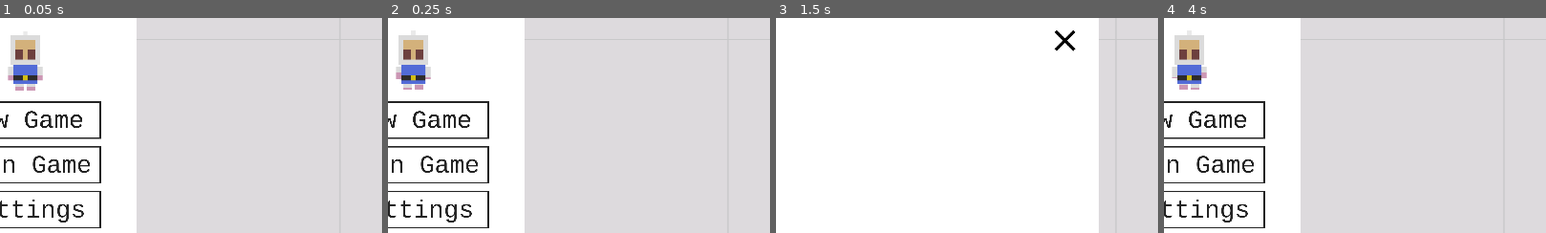
Above: before the commit, frames 1-4 (left to right).
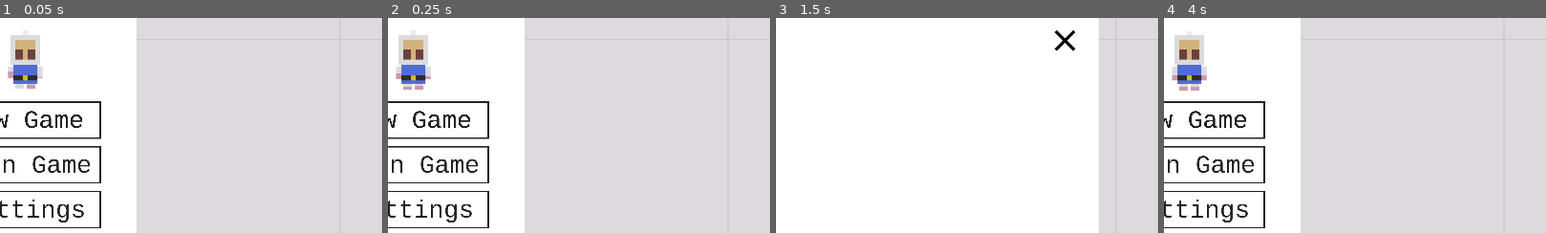
Above: after the commit, the same moments.

Repository: AmarOk1412/Eksplode.re
Game: Godot game, scene res://Lobby.tscn
Same seed, same stepped clock (60 frames per second), same inputs: the game is played once before the commit and once after it. Sound files missing from this copy of the repository are replaced by a short silence.
Inputs (mouse positions are % of the whole screen's width and height, from its top left):
- Up to frame 1 (0.05 s): no input
- Up to frame 2 (0.25 s): no input
- Up to frame 3 (1.5 s): tap Enter (ui_accept) at 0.5, 0.77 s; hold Right (ui_right) 0.53-1.25 s; click (50, 37) at 1.25 s
- Up to frame 4 (4 s): click (85, 81) at 2 s; click (85, 81) at 2.75 s; click (85, 19) at 3.5 s
The pictures show only the part of the screen within x 47-97%, y 13-63%; the shares and areas given below are measured in that part.

The runs differ from the first frame. In frame 1, 0.2% of the frame differs, in the area x 2-12%, y 24-34%; in frame 2, less than 0.1%; in frame 3, nothing differs; in frame 4, 0.1%.
Error in both runs: Assertion failed. (res://gamestate.gd:88)

Commit message:
sound: play random track when starting a game
Issue: #3

Diff:
--- a/Game.gd
+++ b/Game.gd
@@ -52,6 +52,11 @@
 	$GameTrack.play()
 	$NodeWinningLabel.hide()
 
+func start_track(track):
+	$GameTrack.stop()
+	var stream = load("res://Sounds/track" + str(track) + ".wav")
+	$GameTrack.stream = stream
+	$GameTrack.play()
 
 func _on_LeaveButton_pressed():
 	get_tree().get_root().get_node("Lobby").show_lobby()
--- a/Lobby.tscn
+++ b/Lobby.tscn
@@ -123,7 +123,7 @@
 position = Vector2( 150, 70 )
 scale = Vector2( 0.33, 0.33 )
 frames = SubResource( 3 )
-frame = 7
+frame = 10
 playing = true
 
 [node name="Settings" type="Panel" parent="."]
--- a/gamestate.gd
+++ b/gamestate.gd
@@ -128,9 +128,10 @@
 					Vector2(x*prefs.CELL_SIZE, y*prefs.CELL_SIZE)+ Vector2(prefs.CELL_SIZE/2, prefs.CELL_SIZE)
 				])
 
+	var track = randi()%2 + 1
 	for p in players:
-		rpc_id(p, "pre_start_game", player_data, boxes)
-	pre_start_game(player_data, boxes)
+		rpc_id(p, "pre_start_game", player_data, boxes, track)
+	pre_start_game(player_data, boxes, track)
 
 func spawn_end_box():
 	var width = prefs.END_X - prefs.START_X
@@ -165,7 +166,6 @@
 	if current_game:
 		current_game._on_LeaveButton_pressed()
 
-
 func check_winner():
 	if get_tree().get_root().get_node("Game"):
 		self.currentWorld.check_winner()
@@ -178,7 +178,7 @@
 	if self.in_lobby == len(self.players) && host_master:
 		get_tree().get_root().get_node("Lobby").get_node("RoomLobby").get_node("Start").show()
 
-remote func pre_start_game(player_data, boxes):
+remote func pre_start_game(player_data, boxes, track):
 	# Change scene.
 	self.currentWorld = load("res://Game.tscn").instance()
 	self.currentWorld.set_script(mainScript)
@@ -196,6 +196,7 @@
 	add_child(self.timerFinish)
 	self.timerFinish.start(0.5)
 	self.in_lobby = 0
+	self.currentWorld.start_track(track)
 
 func lobby_shown():
 	rpc("in_lobby", get_tree().get_network_unique_id())
